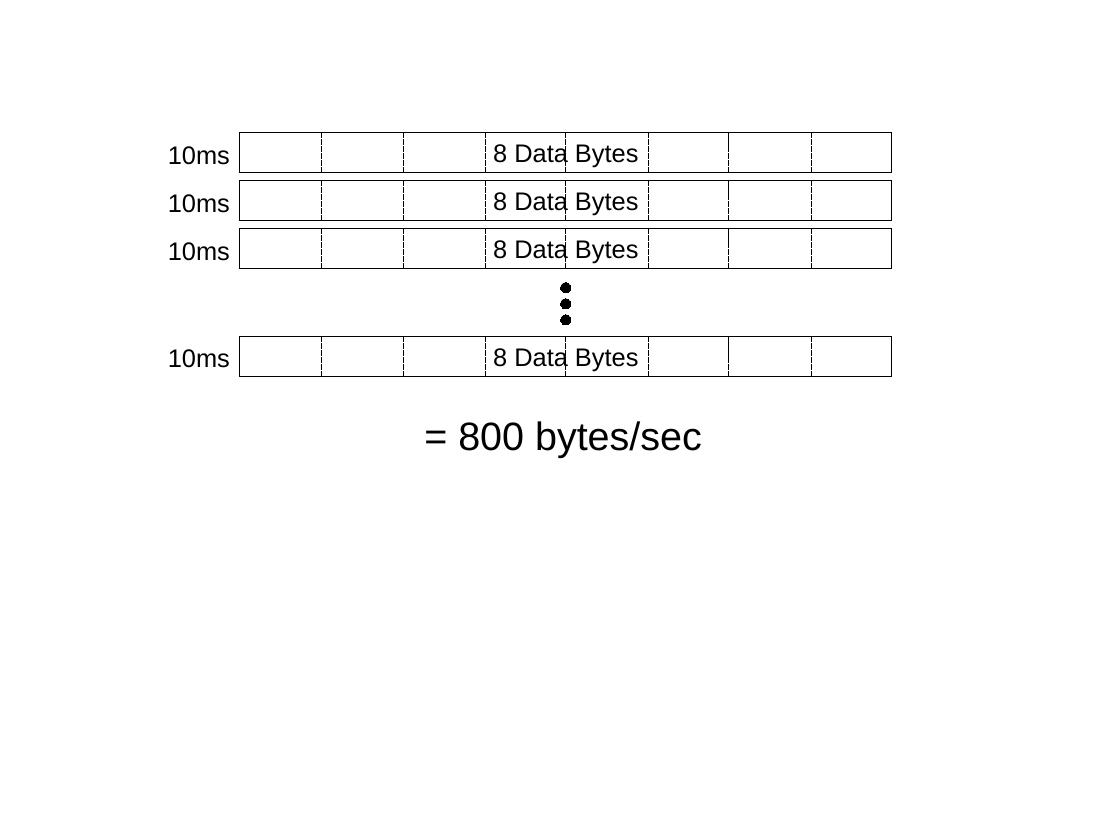
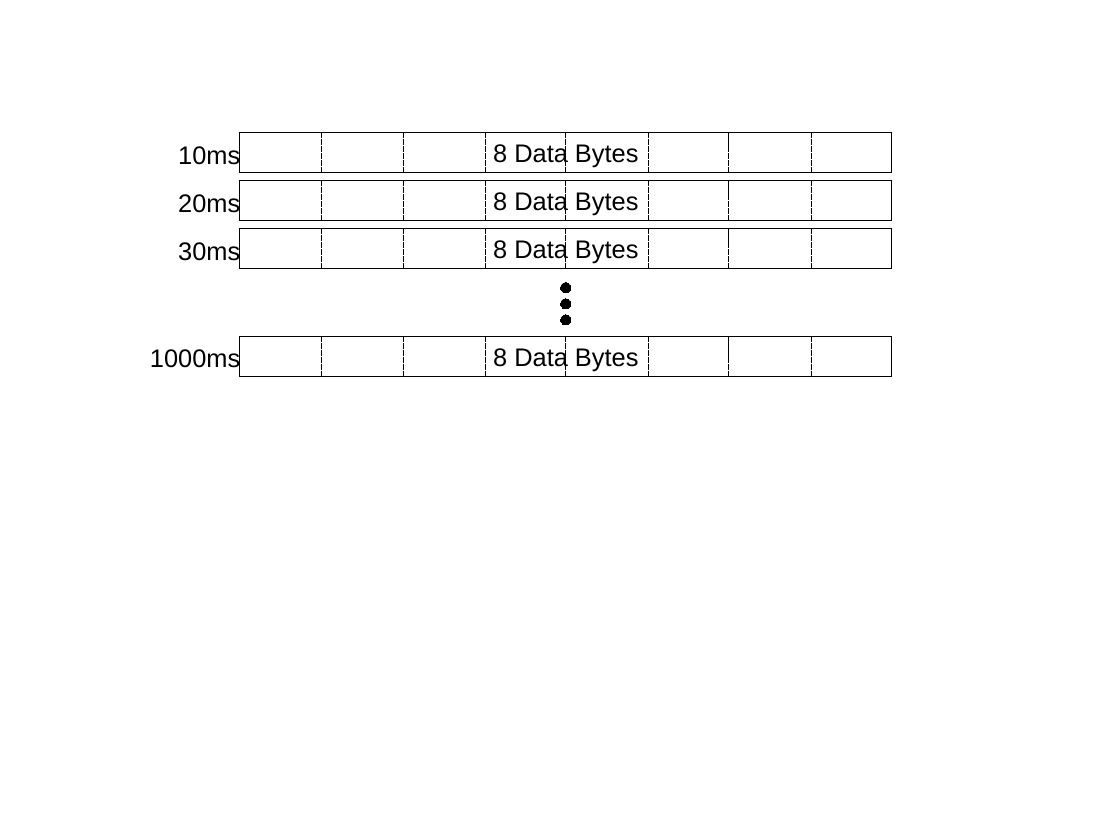
Before and after one commit to xobs/grainuum-33c3, a slide deck: slide 3 of diagrams.odp. Drawn at 1120x840 pixels with LibreOffice and Linux fonts; fonts in the diff are those of the drawing. Boxes give left, top, right and bottom in pixels: in the first picture for what was removed or moved away, otherwise in the second. Text is boxed around its words. In the diff, an @@ line names an element or a change of style, - is before the commit and + after.

```diff
--- a/diagrams.odp
+++ b/diagrams.odp
@@ text "10ms" at [178,144,240,170]: alignment left to right @@
@@ text at [178,192,240,218]: text changed @@
-10ms
+20ms
@@ text at [178,240,240,266]: text changed @@
-10ms
+30ms
@@ text at [150,347,240,373]: text changed @@
-10ms
+1000ms
@@ text removed at [458,421,702,458] @@
-= 800 bytes/sec
```
Also in this commit, not shown: 3 other slides changed, 10 other files.
